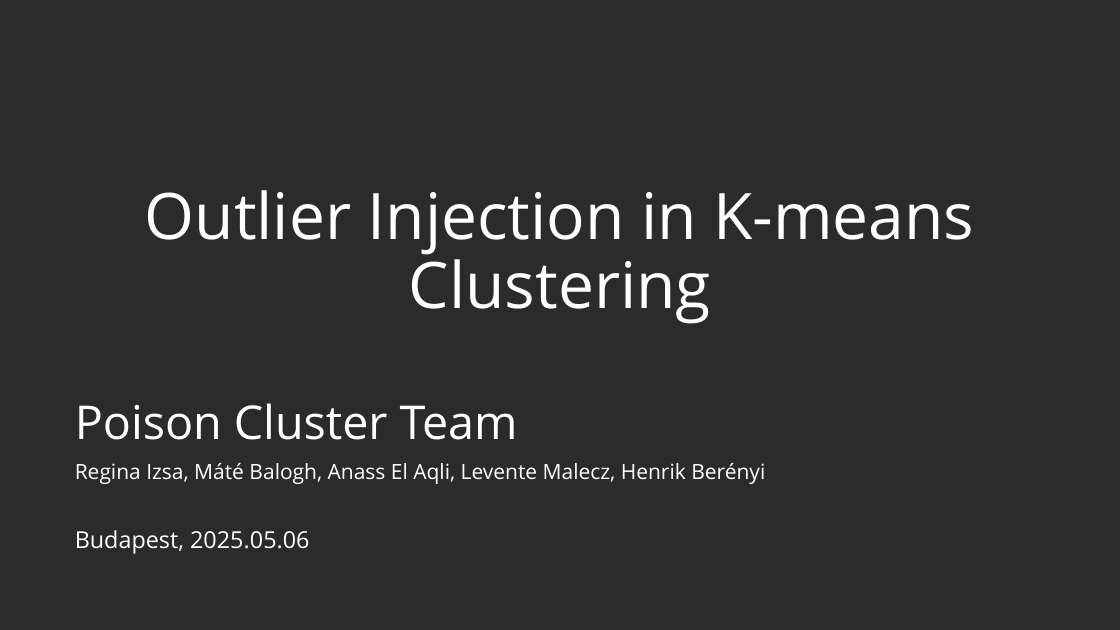
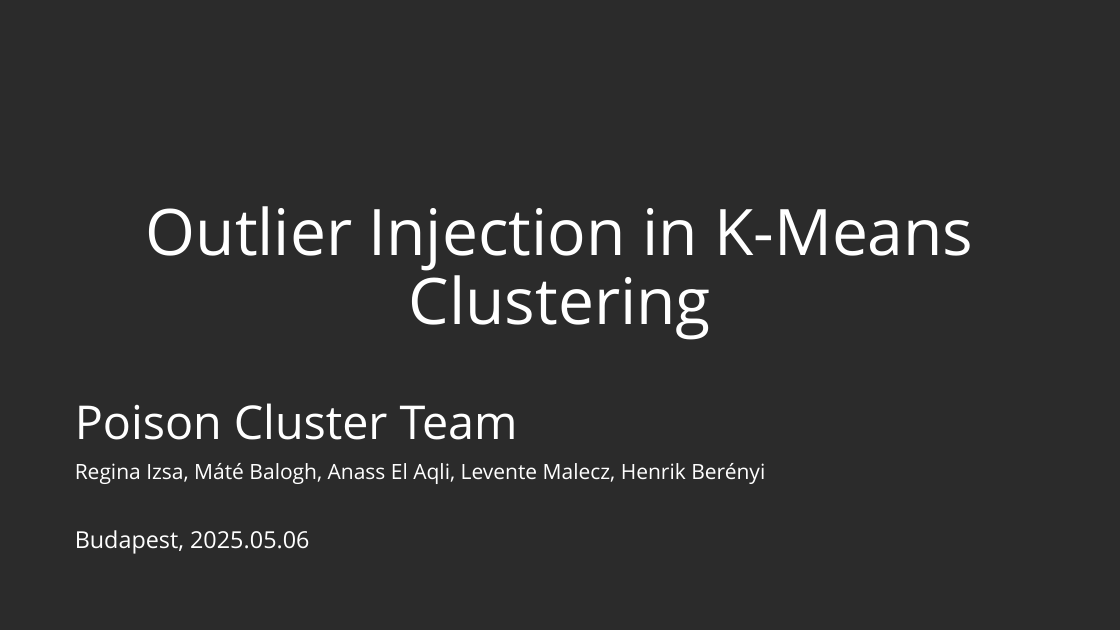
Before and after one commit to Poison-Cluster/poison-cluster, a slide deck: slide 1 of poison_cluster_defense.pptx. Drawn at 1120x630 pixels with LibreOffice and Linux fonts; fonts in the diff are those of the drawing; background and template pictures are left out; a plain dark background stands for a picture behind light text. Boxes give left, top, right and bottom in pixels: in the first picture for what was removed or moved away, otherwise in the second. Text is boxed around its words. In the diff, an @@ line names an element or a change of style, - is before the commit and + after.

Commit message:
update presentation and randomized injection documentation

```diff
--- a/poison_cluster_defense.pptx
+++ b/poison_cluster_defense.pptx
@@ text at box(146, 206, 973, 340): text changed @@
-Outlier Injection in K-means Clustering
+Outlier Injection in K-Means Clustering
```
Also in this commit, not shown: 2 other slides changed, 2 slides added, 1 other file.
